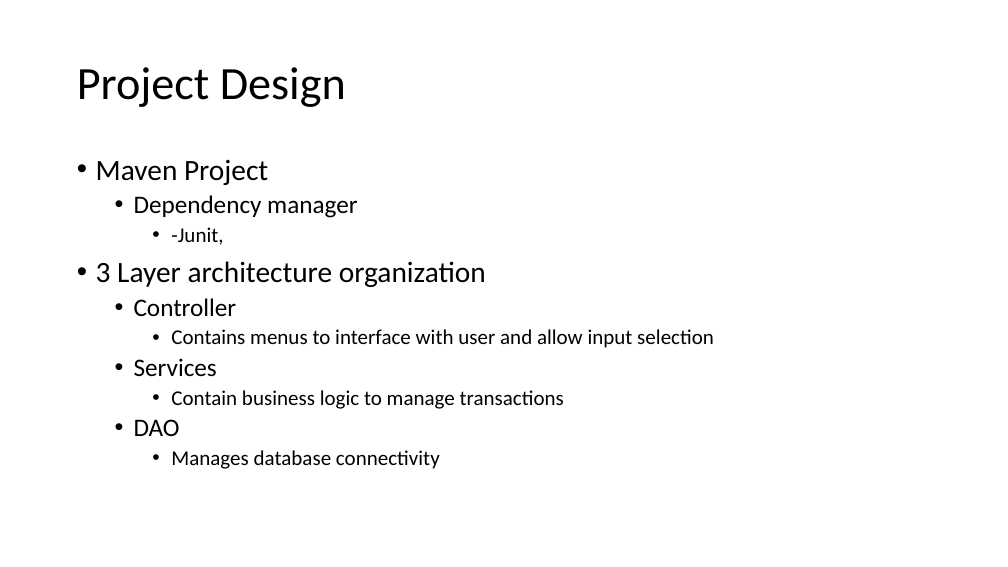
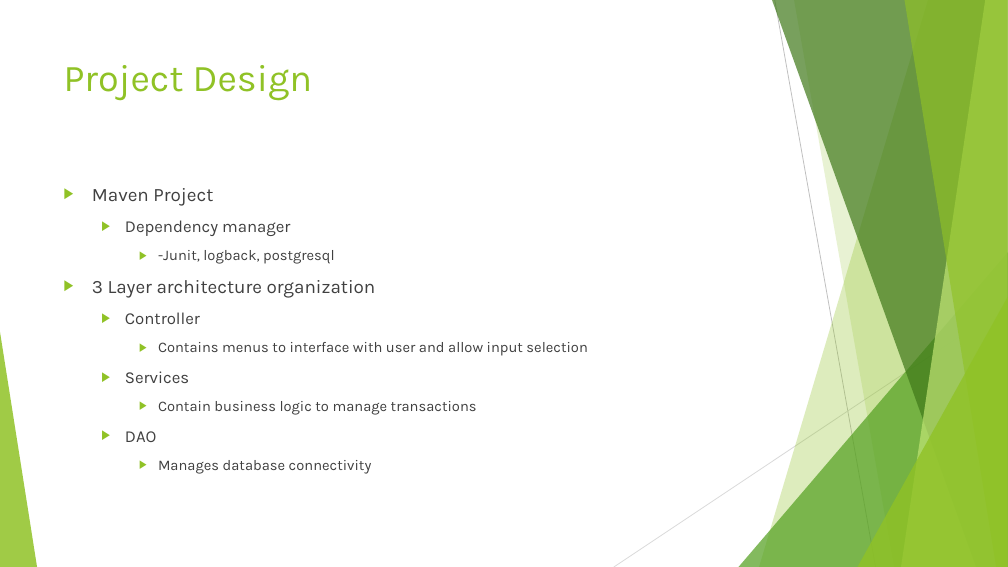
Before and after one commit to 210927-JavaFS/project0-bucknermi, a slide deck: slide 4 of Project0 Presentation.pptx. Drawn at 1008x567 pixels with LibreOffice and Linux fonts; fonts in the diff are those of the drawing. Boxes give left, top, right and bottom in pixels: in the first picture for what was removed or moved away, otherwise in the second. Text is boxed around its words. In the diff, an @@ line names an element or a change of style, - is before the commit and + after.

```diff
--- a/Project0 Presentation.pptx
+++ b/Project0 Presentation.pptx
@@ title "Project Design" moved from (x1=77, y1=67, x2=346, y2=107) to (x1=64, y1=65, x2=313, y2=101) @@
@@ title "Project Design" at (x1=64, y1=65, x2=313, y2=101): size 44 to 36 pt, font Calibri to Karla, text colour #000000 to #90C226; line spacing 0.9 to 1; vertical alignment middle to top @@
@@ text "Maven Project" moved from (x1=96, y1=160, x2=714, y2=469) to (x1=92, y1=188, x2=587, y2=474) @@
@@ text at (x1=92, y1=188, x2=587, y2=474): size 28 to 18 pt in "Maven Project", "3 Layer architecture organization"; font Calibri to Karla, text colour #000000 to #404040 in "Maven Project", "Dependency manager", "3 Layer architecture organization", "Controller" and 5 more places; size 24 to 16 pt in "Dependency manager", "Controller", "Services", "DAO"; size 20 to 14 pt in "Contains menus to interface with user and ...", "Contain business logic to manage transactions", "Manages database connectivity"; bullet • to ▶; line spacing 0.9 to 1; more space between paragraphs @@
@@ text at (x1=158, y1=250, x2=335, y2=264): text changed; size 20 to 14 pt; font Calibri to Karla; text colour #000000 to #404040 @@
-    • -Junit,
+    ▶ -Junit, logback, postgresql
@@ group added at (x1=0, y1=0, x2=1008, y2=567): 5 freeform shapes, 3 triangles, 2 lines @@
```
Also in this commit, not shown: 4 other slides changed.
